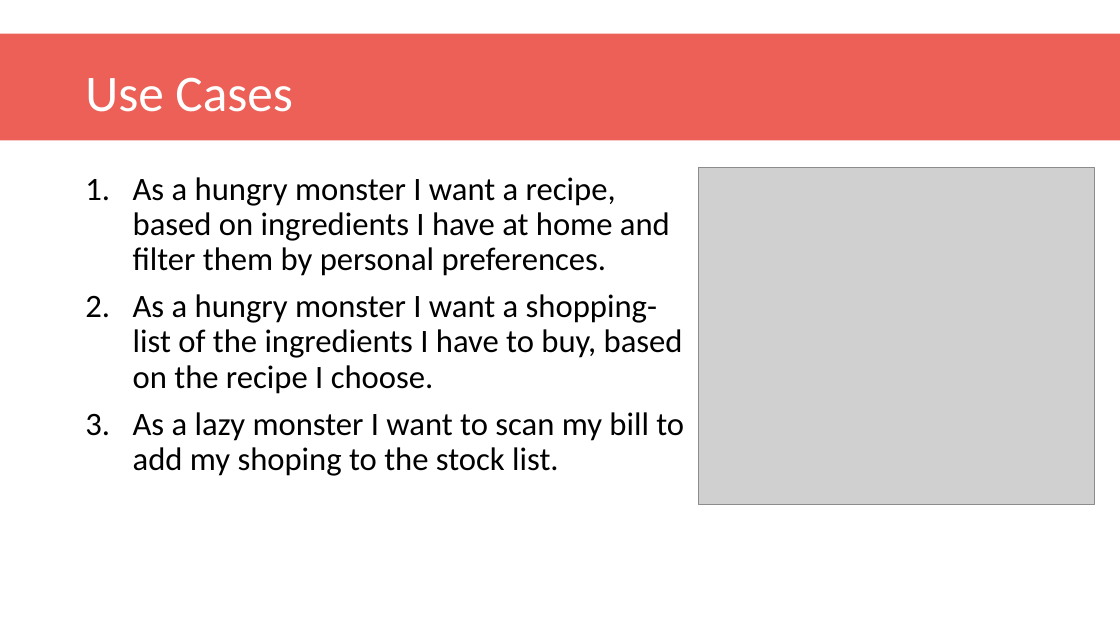
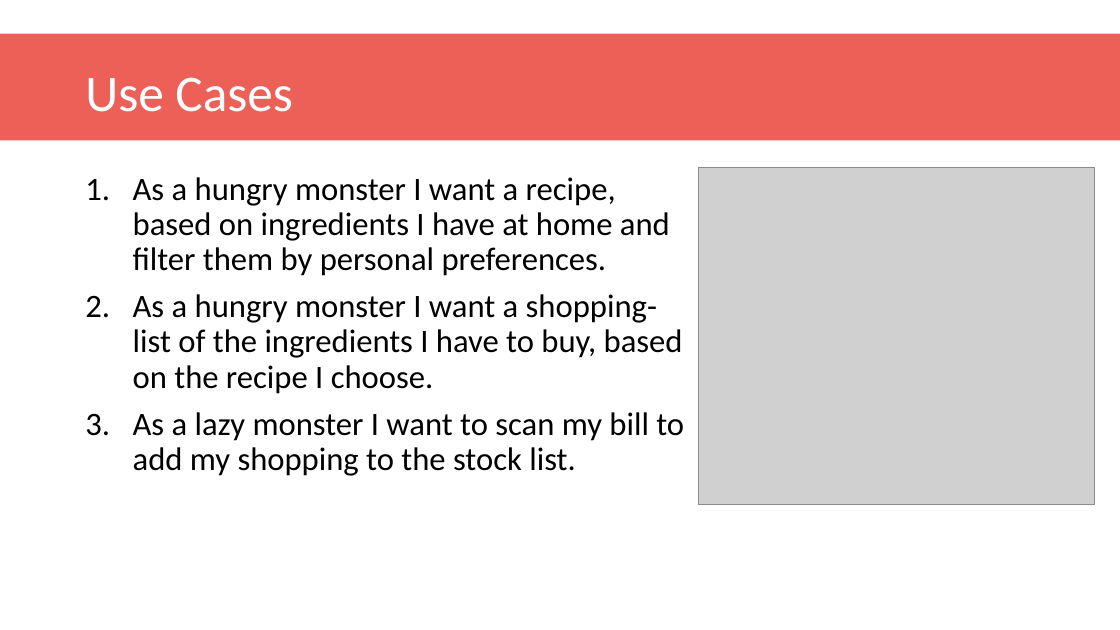
Before and after one commit to dzehnder/hackrecipe, a slide deck: slide 3 of documentation/Presentation Bon App.pptx. Drawn at 1120x630 pixels with LibreOffice and Linux fonts; fonts in the diff are those of the drawing; grey boxes stand for pictures; background and template pictures are left out. Boxes give left, top, right and bottom in pixels: in the first picture for what was removed or moved away, otherwise in the second. Text is boxed around its words. In the diff, an @@ line names an element or a change of style, - is before the commit and + after.

Commit message:
Presentation V2

```diff
--- a/documentation/Presentation Bon App.pptx
+++ b/documentation/Presentation Bon App.pptx
@@ text at (133, 412, 684, 476): text changed @@
-3. As a lazy monster I want to scan my bill to add my shoping to the stock list.
+3. As a lazy monster I want to scan my bill to add my shopping to the stock list.
```
Also in this commit, not shown: 1 other slide changed, 2 slides added, 2 slides removed.
